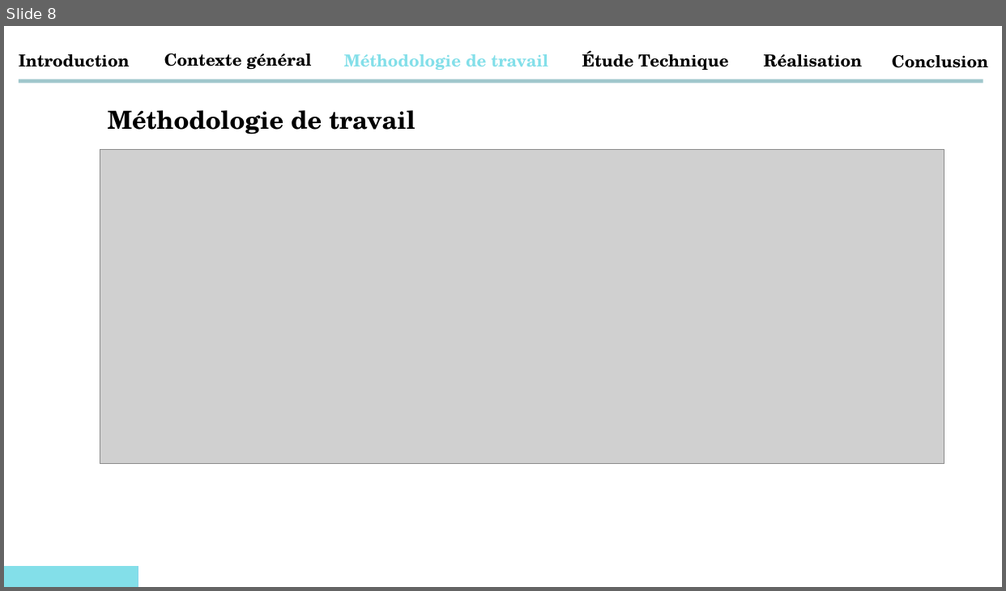
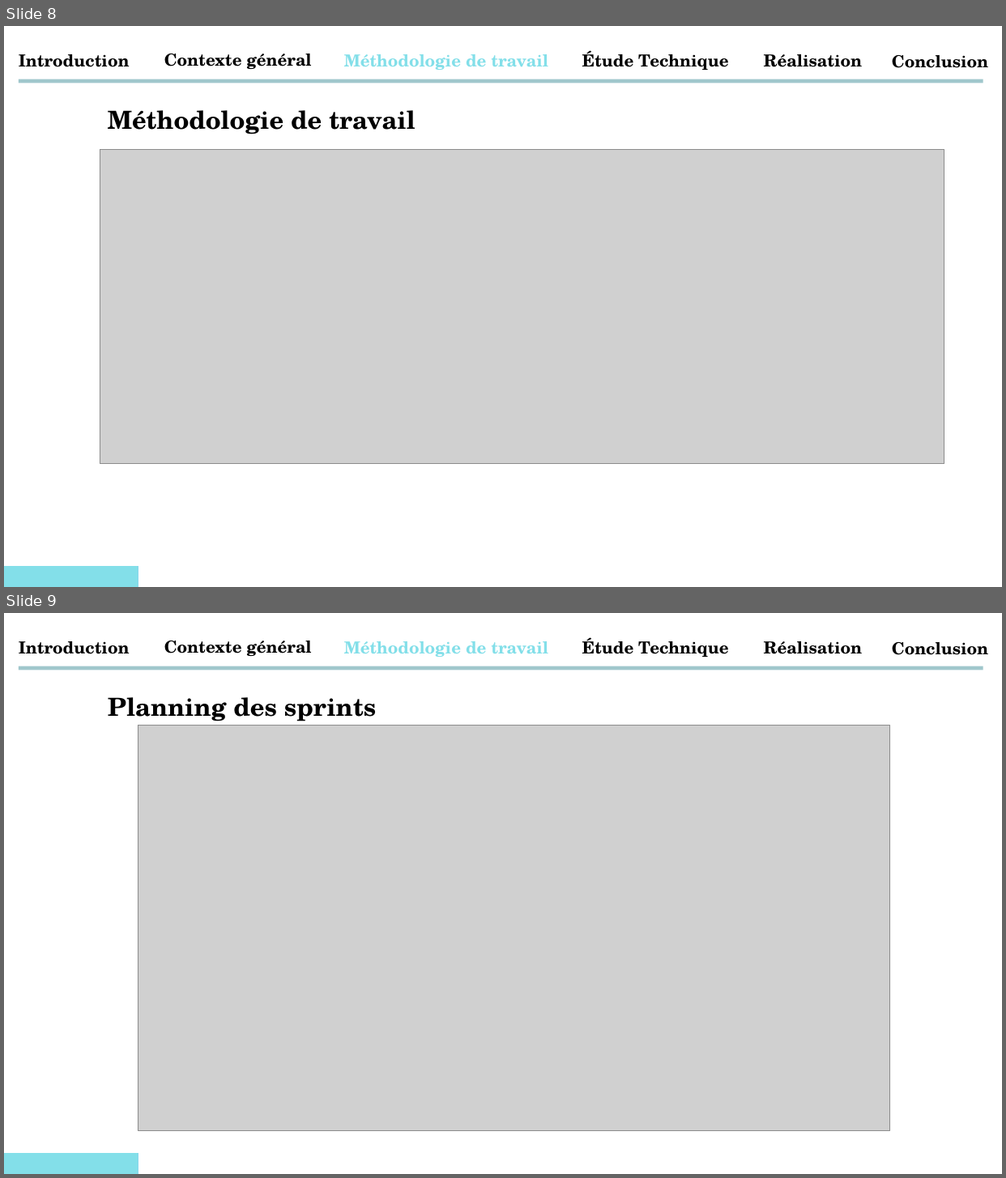
Before and after one commit to abdessamadtanafaat/AdminDashboard, a slide deck: PRESENTATION PFA/Presentatin PFA Ilias.pptx. Shown one above the other, each under a label of ours: slide 8 before the commit, slides 8 and 9 after it. The pictures are 1006x591 and 1006x1178 pixels, drawn with LibreOffice and Linux fonts; fonts in the diff are those of the drawing; grey boxes stand for pictures. Boxes give left, top, right and bottom in pixels: in the first picture for what was removed or moved away, otherwise in the second. Text is boxed around its words. In the diff, an @@ line names an element or a change of style, - is before the commit and + after.

```diff
--- a/PRESENTATION PFA/Presentatin PFA Ilias.pptx
+++ b/PRESENTATION PFA/Presentatin PFA Ilias.pptx
@@ slide 9 added at box(4, 613, 1002, 1174), background #FFFFFF @@
@@ text added at box(19, 641, 130, 654), 16 pt, text #000000, bold @@
+Introduction
@@ text added at box(164, 641, 311, 656), 16 pt, text #000000, bold @@
+Contexte général
@@ text added at box(344, 641, 548, 657), 16 pt, text #83DFE9, bold @@
+Méthodologie de travail
@@ text added at box(582, 637, 728, 657), 16 pt, text #000000, bold @@
+Étude Technique
@@ text added at box(764, 641, 863, 654), 16 pt, text #000000, bold @@
+Réalisation
@@ text added at box(892, 642, 988, 655), 16 pt, text #000000, bold @@
+Conclusion
@@ rectangle added at box(19, 666, 983, 670), fill #A0C7CC @@
@@ text added at box(108, 697, 376, 722), 24 pt, text #000000, bold @@
+Planning des sprints
@@ picture added at box(138, 726, 889, 1131) @@
@@ rectangle added at box(4, 1152, 138, 1174), fill gradient #57A8E9 to #83DFE9 @@
```
Also in this commit, not shown: 3 other slides added, 16 other files.
